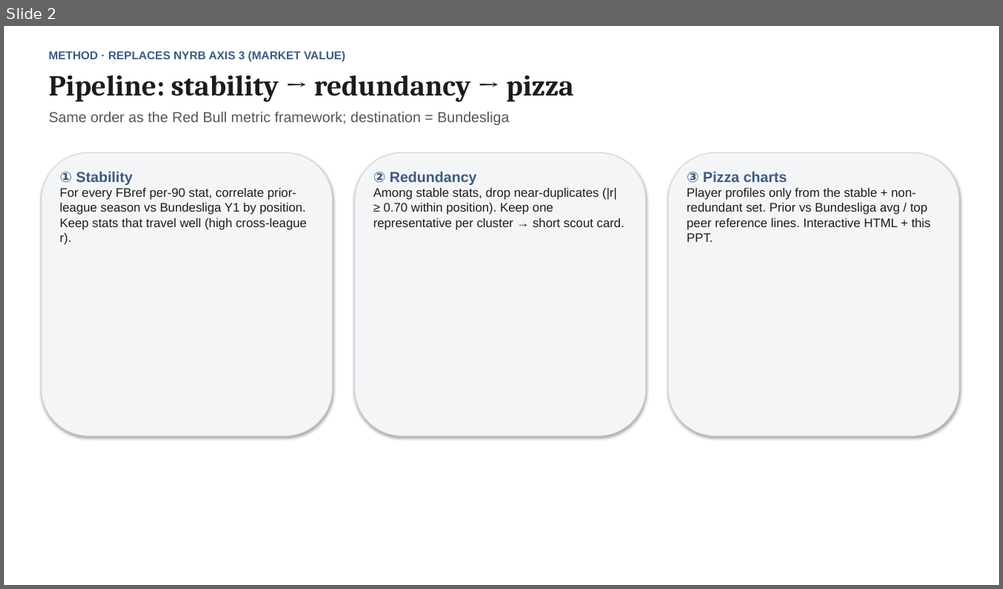
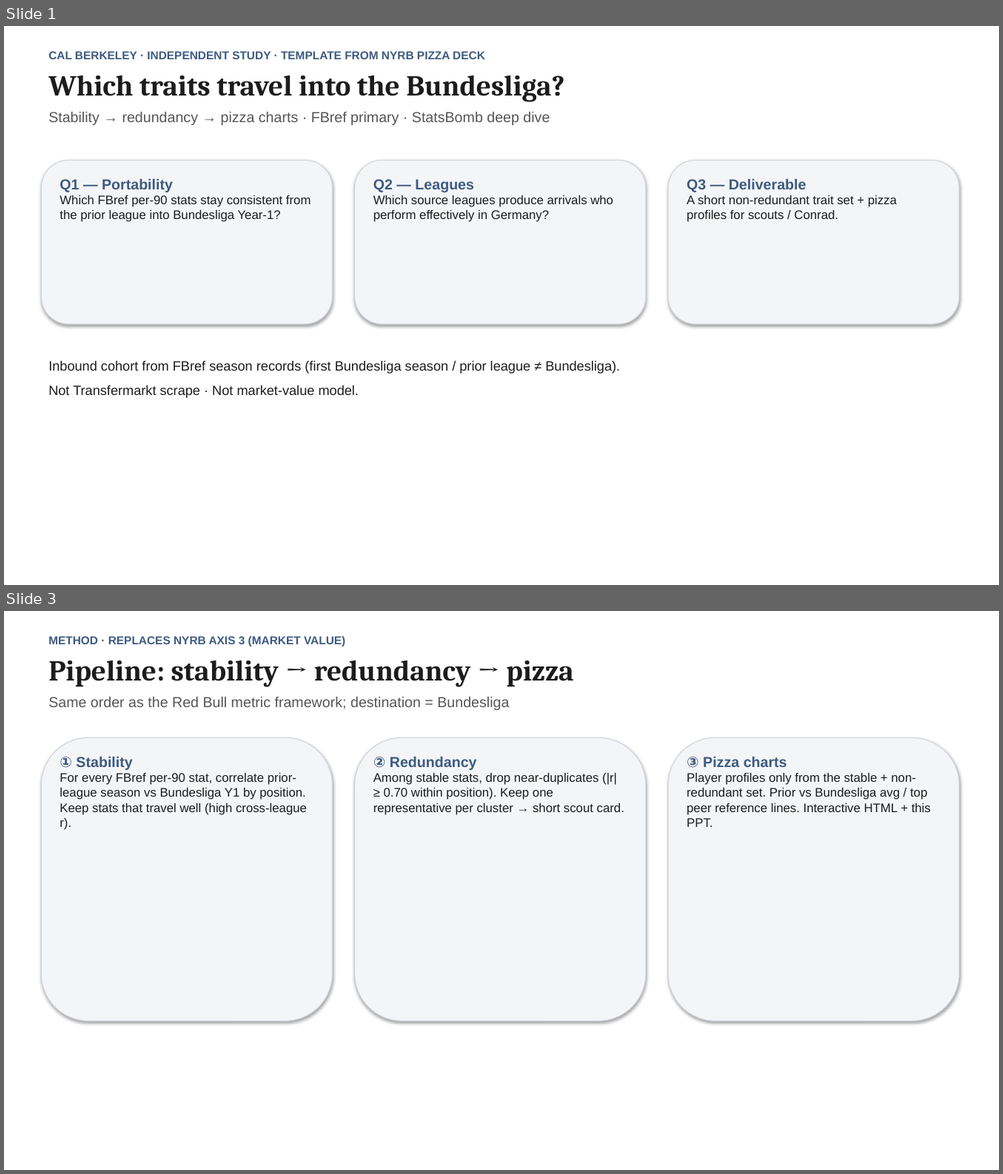
Before and after one commit to colbymorris08/bundesliga-transfer-traits, a slide deck: bundesliga_transfer_traits.pptx. Shown one above the other, each under a label of ours: slide 2 before the commit, slides 1 and 3 after it; the slides between them are not shown. The pictures are 1003x589 and 1003x1174 pixels, drawn with LibreOffice and Linux fonts; fonts in the diff are those of the drawing. Boxes give left, top, right and bottom in pixels: in the first picture for what was removed or moved away, otherwise in the second. Text is boxed around its words. In the diff, an @@ line names an element or a change of style, - is before the commit and + after.

Commit message:
Rewrite Tier 1/2 explanations; add FBref stability list; restore labeled pizza percentiles.

```diff
--- a/bundesliga_transfer_traits.pptx
+++ b/bundesliga_transfer_traits.pptx
@@ slide 1 added at (4,26,999,585), background #FFFFFF @@
@@ rectangle added at (4,26,999,585), fill #FFFFFF @@
@@ text added at (48,51,485,59), 11 pt, text #3D5A80, bold @@
+CAL BERKELEY · INDEPENDENT STUDY · TEMPLATE FROM NYRB PIZZA DECK
@@ text added at (48,75,564,102), 28 pt, text #1C1C1C, bold @@
+Which traits travel into the Bundesliga?
@@ text added at (48,112,549,125), 14 pt, text #555555 @@
+Stability → redundancy → pizza charts · FBref primary · StatsBomb deep dive
@@ rounded rectangle added at (41,160,333,324), fill #F4F5F7, outline #D0D4DB 0.75 pt @@
@@ text added at (60,178,311,222), 12 pt, text #1C1C1C @@
+Q1 — Portability
+Which FBref per-90 stats stay consistent from the prior league into Bundesliga Year-1?
@@ rounded rectangle added at (355,160,646,324), fill #F4F5F7, outline #D0D4DB 0.75 pt @@
@@ text added at (373,179,613,222), 12 pt, text #1C1C1C @@
+Q2 — Leagues
+Which source leagues produce arrivals who perform effectively in Germany?
@@ rounded rectangle added at (668,160,959,324), fill #F4F5F7, outline #D0D4DB 0.75 pt @@
@@ text added at (686,178,896,222), 12 pt, text #1C1C1C @@
+Q3 — Deliverable
+A short non-redundant trait set + pizza profiles for scouts / Conrad.
@@ text added at (48,360,620,398), 13 pt, text #1C1C1C @@
+Inbound cohort from FBref season records (first Bundesliga season / prior league ≠ Bundesliga).
+Not Transfermarkt scrape · Not market-value model.
@@ what was slide 2 is now slide 3 @@
```
Also in this commit, not shown: 2 slides changed, 1 slide removed, 1 other file.
